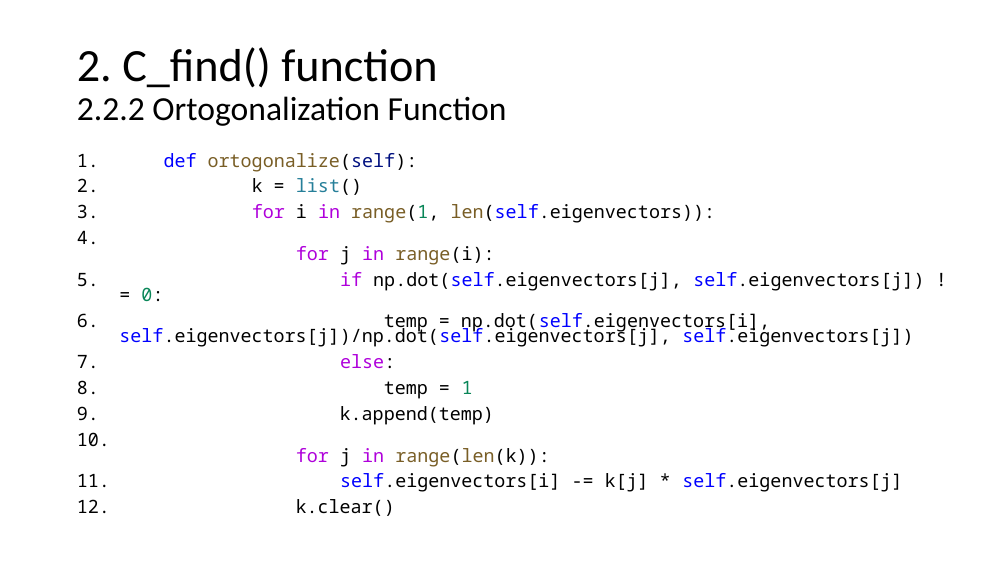
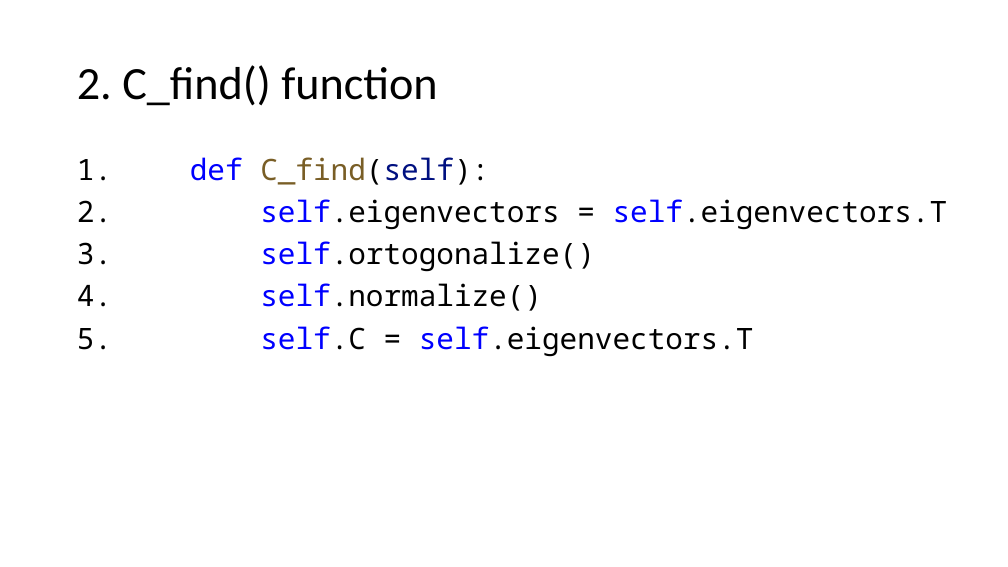
Before and after one commit to netalydana28/Python2, a slide deck: slide 31 of project3/algebra.pptx (slide 28 before the commit). Drawn at 1008x567 pixels with LibreOffice and Linux fonts; fonts in the diff are those of the drawing. Boxes give left, top, right and bottom in pixels: in the first picture for what was removed or moved away, otherwise in the second. Text is boxed around its words. In the diff, an @@ line names an element or a change of style, - is before the commit and + after.

```diff
--- a/project3/algebra.pptx
+++ b/project3/algebra.pptx
@@ title at (77,65,437,106): text changed; size 32 to 44 pt @@
-2. C_find() function
-2.2.2 Ortogonalization Function
+2. C_find() function
@@ text at (190,157,948,357): text changed; size 17.5 to 28 pt @@
-1. def ortogonalize(self):
-2. k = list()
-3. for i in range(1, len(self.eigenvectors)):
-4. for j in range(i):
-5. if np.dot(self.eigenvectors[j], self.eigenvectors[j]) != 0:
-6. temp = np.dot(self.eigenvectors[i], self.eigenvectors[j])/np.dot(self.eigenvectors[j], self.eigenvectors[j])
-7. else:
-8. temp = 1
-9. k.append(temp)
-10. for j in range(len(k)):
-11. self.eigenvectors[i] -= k[j] * self.eigenvectors[j]
-12. k.clear()
+1. def C_find(self):
+2. self.eigenvectors = self.eigenvectors.T
+3. self.ortogonalize()
+4. self.normalize()
+5. self.C = self.eigenvectors.T
```
Also in this commit, not shown: 3 other slides changed, 10 slides added, 2 other files.
